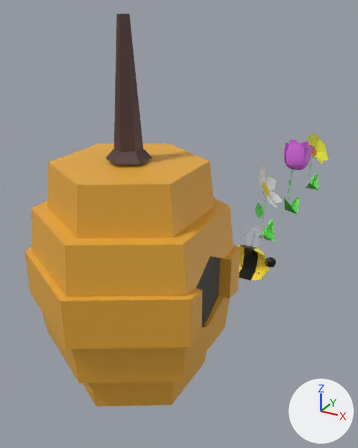
Two versions of the glTF model assets/models/Bee.glb, one commit apart.
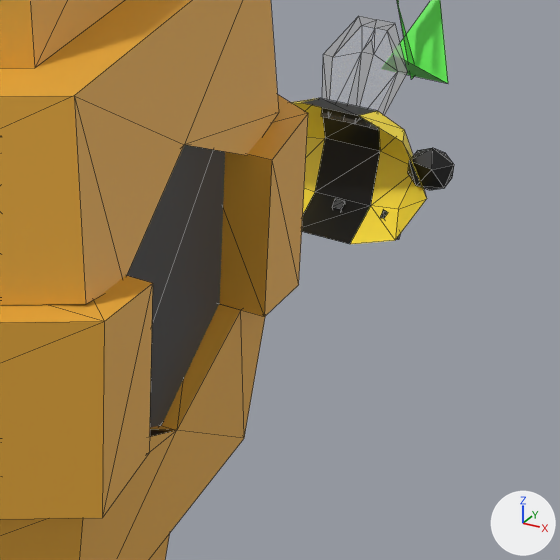
Each version is shown whole from a 50 mm lens placed at (1.86, -5.02, 2.84), pointed at (-0.64, -0.48, 0.57), then close up on the part from 46% to 84% of the width and 49% to 80% of the height. Arrows for +X, +Y and +Z are at lower right; the lights stay in place. The last two pictures show the newer version. The close-ups show mesh edges as thin lines. Where no turn or scale is listed for an object, it has been applied to the vertices. Vertices at exactly the same position are counted once.

In view in the first close-up: 'Bee', 'Flower 1', 'Hive'.
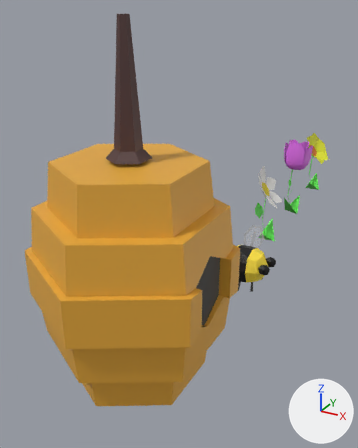
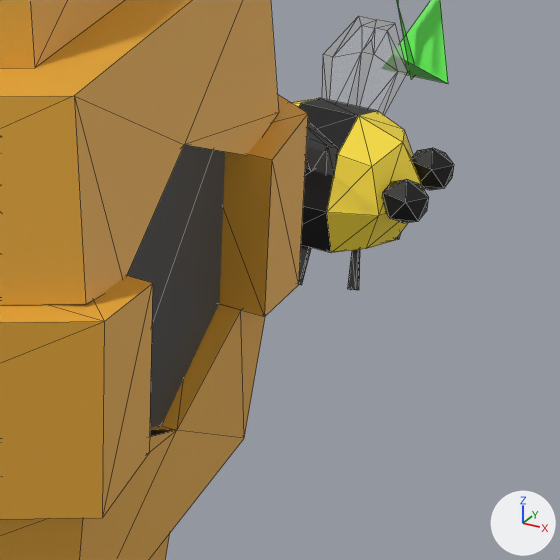
The change in detail:
me_cube is used by ob_bee; location (0.0, 0.0, 0.0).
me_cube had 83 vertices, 117 faces and spanned x -0.394..0.35, y 0.0..0.358, z -0.278..0.358.
me_cube now has 153 vertices, 234 faces and spans x -0.394..0.35, y -0.358..0.358, z -0.278..0.358.
me_cube part 1: the loose piece of 19 vertices spanning x -0.134..0.134, y 0.171..0.358, z 0.091..0.358 is copied, and the copy is mirrored in y about the mesh origin; it spans x -0.134..0.134, y -0.358..-0.171, z 0.091..0.358.
me_cube part 2: a new loose piece, an icosphere of 20 faces spanning x 0.213..0.35, y -0.17..-0.05, z -0.033..0.107, in mat_bee2 (black #000000).
me_cube part 3: the loose piece of 8 vertices spanning x -0.015..0.015, y 0.11..0.208, z -0.278..-0.152 is copied, and the copy is mirrored in y about the mesh origin; it spans x -0.015..0.015, y -0.208..-0.11, z -0.278..-0.152.
me_cube part 4: the loose piece of 8 vertices spanning x 0.14..0.183, y 0.097..0.193, z -0.259..-0.143 is copied, and the copy is mirrored in y about the mesh origin; it spans x 0.14..0.183, y -0.193..-0.097, z -0.259..-0.143.
Part 5, on me_cube:
15 vertices are added at x -0.284..0.226, y -0.214..-0.046, z -0.159..0.159.
24 new faces join them, mat_bee1 (yellow #ffe340).
12 new faces join them, mat_bee2 (black #000000).
Other edits to the shape of me_cube do not show in these pictures.

What differs and where, as boxes [x1, y1, x2, y2] in the close-ups (560 x 560 px):
'Bee', reshaped (20% taller)
    before: [291, 16, 454, 244]
    after: [291, 16, 454, 290]
part 1 of me_cube, added
    after: [305, 122, 338, 175]
part 2 of me_cube, added
    after: [382, 179, 429, 223]
part 3 of me_cube, added
    after: [299, 245, 312, 285]
part 4 of me_cube, added
    after: [347, 249, 360, 290]
part 5 of me_cube, added
    after: [294, 103, 421, 253]
